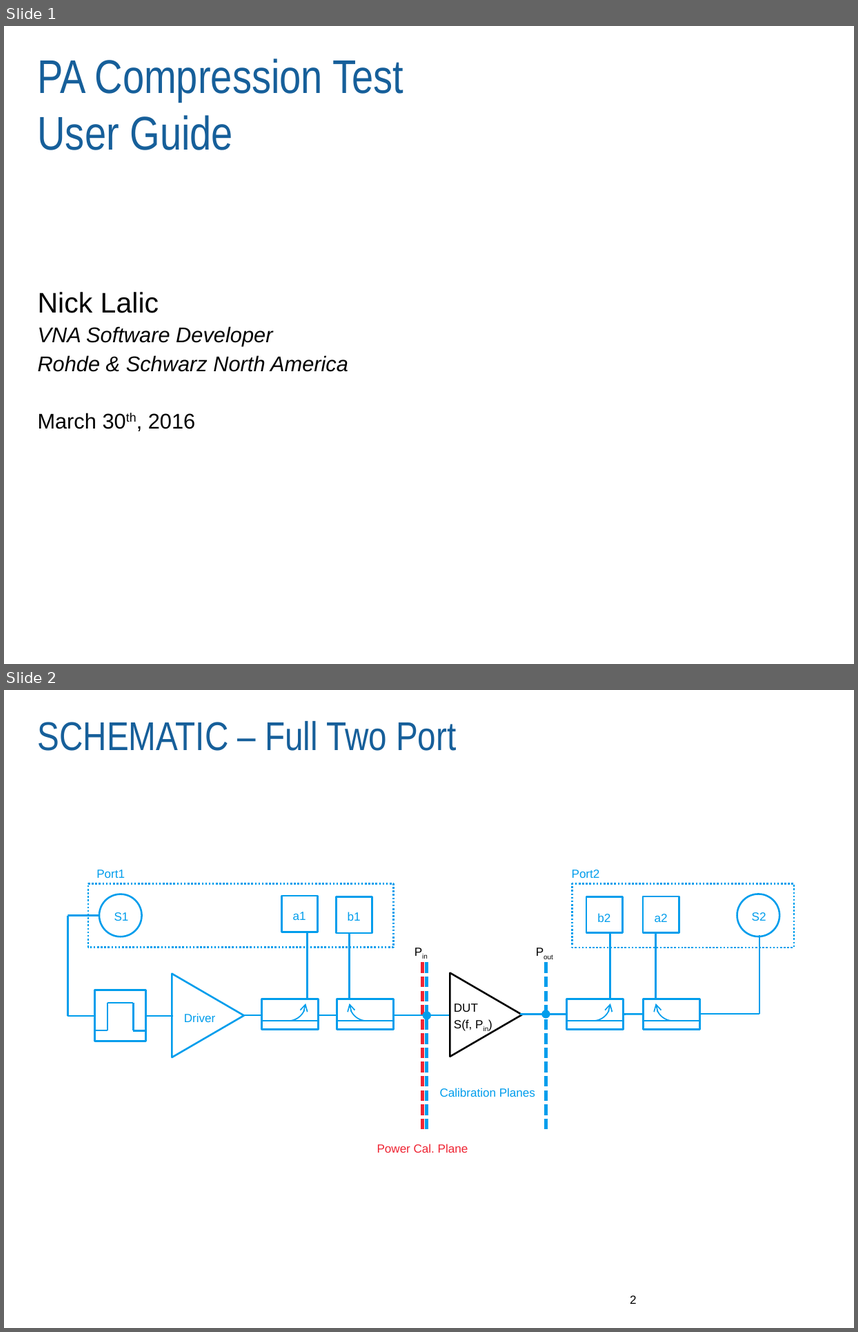
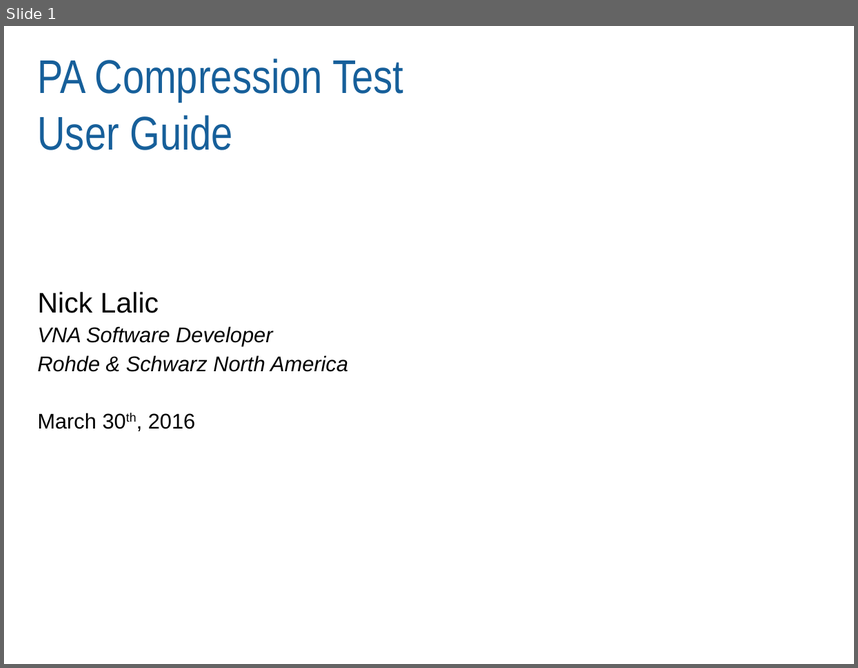
Before and after one commit to Terrabits/PACompressionTest, a slide deck: Documentation/User manual/MACOM RI Pulsed RF Application Note.pptx. Shown one above the other, each under a label of ours: slides 1 and 2 before the commit, slide 1 after it. The pictures are 858x1332 and 858x668 pixels, drawn with LibreOffice and Linux fonts; fonts in the diff are those of the drawing; background and template pictures are left out. Boxes give left, top, right and bottom in pixels: in the first picture for what was removed or moved away, otherwise in the second. Text is boxed around its words. In the diff, an @@ line names an element or a change of style, - is before the commit and + after.

```diff
--- a/Documentation/User manual/MACOM RI Pulsed RF Application Note.pptx
+++ b/Documentation/User manual/MACOM RI Pulsed RF Application Note.pptx
@@ slide 2 removed at <box>4,690,854,1328</box>, background #FFFFFF @@
@@ title removed at <box>38,721,456,751</box> @@
-SCHEMATIC – Full Two Port
@@ group removed at <box>67,869,795,1152</box>: 27 lines, 14 texts, 11 rectangles, 4 arc (boxed as its full ellipse)s, 4 ellipses, 2 triangles @@
-Pin
-Pout
-DUT
-S(f, Pin)
-S1
-a1
-b1
-Power Cal. Plane
-Calibration Planes
-Port1
-S2
-a2
-b2
-Port2
-Driver
@@ page number removed at <box>630,1295,637,1303</box> @@
-2
```
Also in this commit, not shown: 3 slides changed, 17 slides added, 9 other files.
